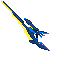
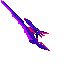
Before/after of a 64×64 layered artwork. What changed in the layer stack:
added group "Groupe de calques" with 9 layers above "exe_lilac_mpbl_charging_0.png #1" over [1, 0, 50, 51]
moved "Calque #2" into group "Groupe de calques", painted on it over [37, 31, 43, 45]
added layer "Calque #4" (color) in group "Groupe de calques" over [24, 18, 50, 51]
"Calque #3": blend color → lch color, moved it into group "Groupe de calques", painted on it over [24, 18, 50, 51]
moved "Calque" into group "Groupe de calques", painted on it over [3, 1, 49, 51]
added layer "Calque #5" (hue) in group "Groupe de calques" over [1, 0, 43, 45]
"Calque #1": blend color → lch color, moved it into group "Groupe de calques", painted on it over [1, 0, 43, 45]
moved "exe_lilac_mpbl_charging_0.png" into group "Groupe de calques", painted on it over [1, 0, 50, 51]
added layer "exe_lilac_mpbl_charging_0.png #3" in group "Groupe de calques" over [1, 0, 50, 51]
added layer "exe_lilac_mpbl_charging_0.png #2" in group "Groupe de calques" over [3, 1, 49, 51]
